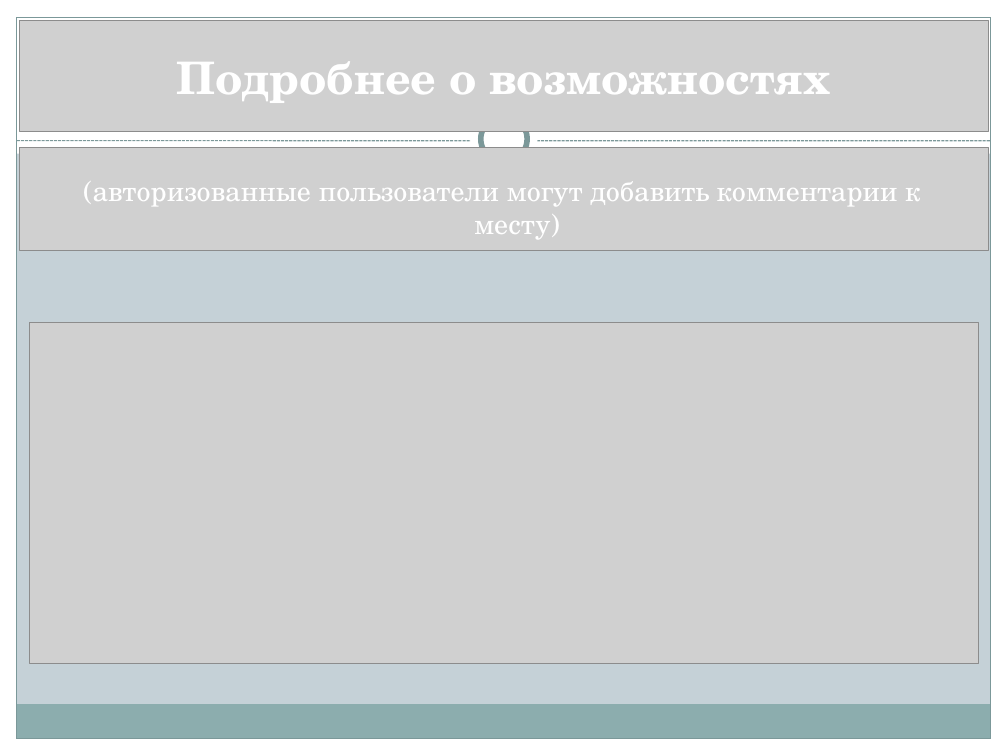
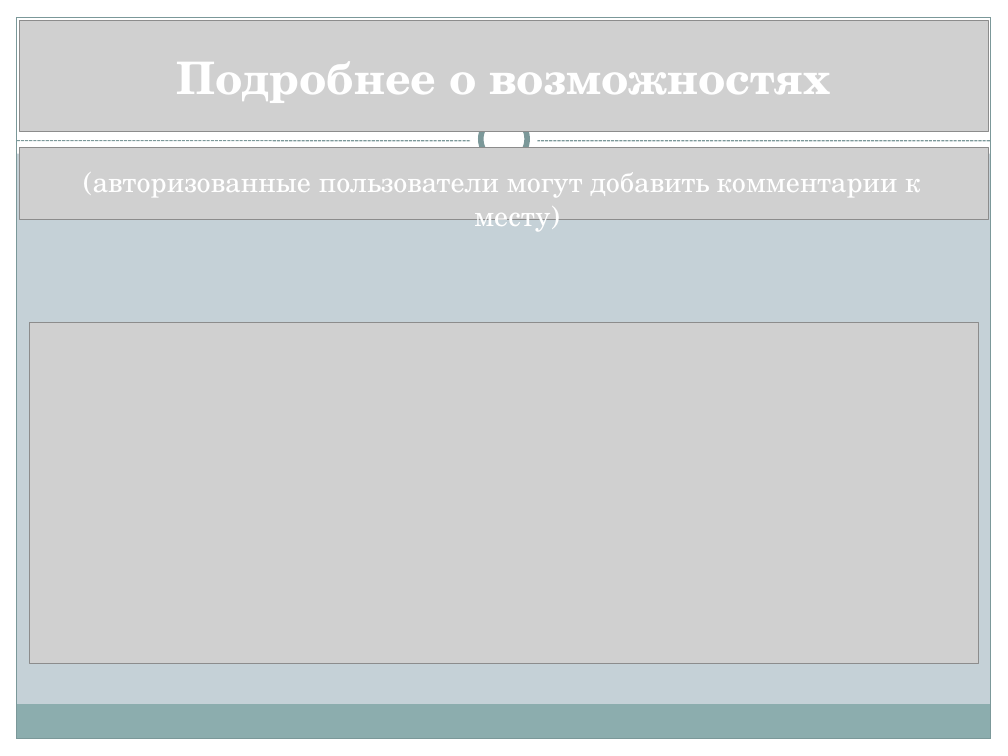
Before and after one commit to GrishHelen/Project_site, a slide deck: slide 6 of Презентация.pptx. Drawn at 1008x756 pixels with LibreOffice and Linux fonts; fonts in the diff are those of the drawing; grey boxes stand for pictures. Boxes give left, top, right and bottom in pixels: in the first picture for what was removed or moved away, otherwise in the second. Text is boxed around its words. In the diff, an @@ line names an element or a change of style, - is before the commit and + after.

```diff
--- a/Презентация.pptx
+++ b/Презентация.pptx
@@ picture: place and size @@
-picture at [20, 148, 989, 251]
+picture at [20, 148, 989, 220]
@@ text "(авторизованные пользователи могут добавить комментарии ...": place and size @@
-text "(авторизованные пользователи могут добавить комментарии ..." at [93, 182, 920, 239]
+text "(авторизованные пользователи могут добавить комментарии ..." at [93, 173, 920, 231]
```
Also in this commit, not shown: 3 other slides changed, 1 slide added, 6 other files.
